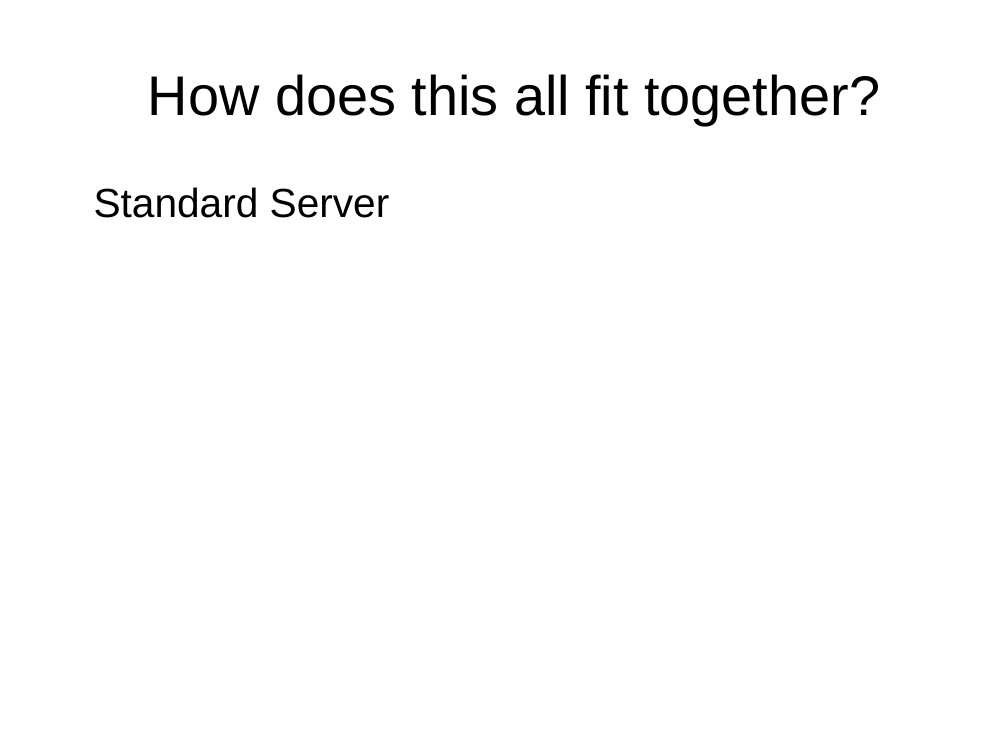
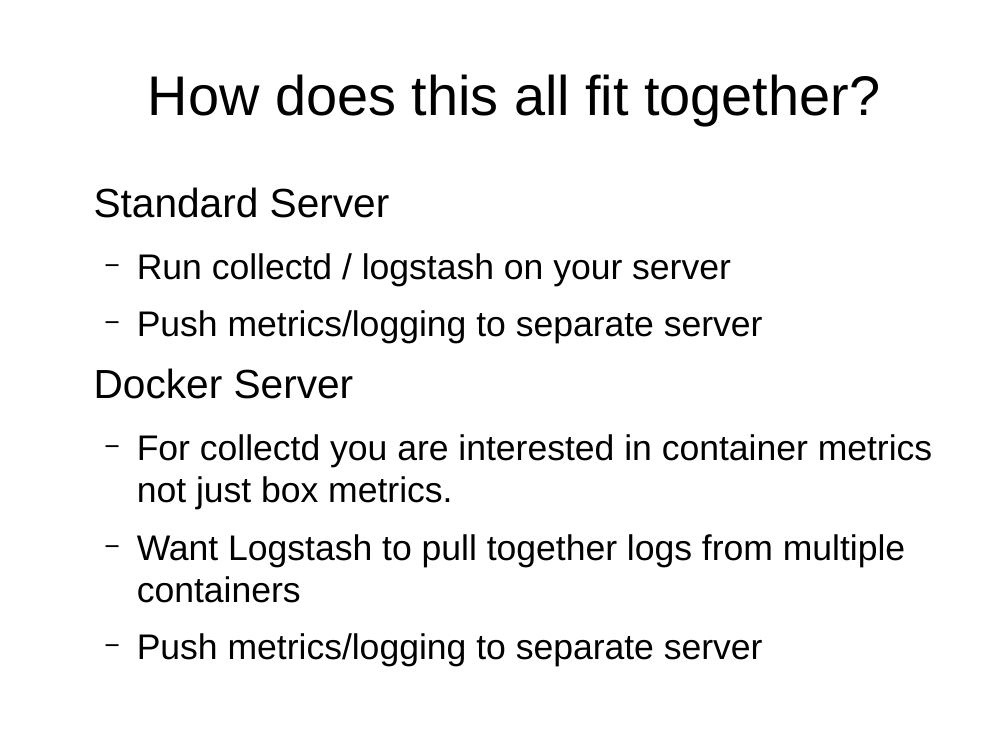
Before and after one commit to RobTaylor76/DevOpsNE-Visualisation-Talk, a slide deck: slide 14 of presentation.odp. Drawn at 1008x756 pixels with LibreOffice and Linux fonts; fonts in the diff are those of the drawing. Boxes give left, top, right and bottom in pixels: in the first picture for what was removed or moved away, otherwise in the second. Text is boxed around its words. In the diff, an @@ line names an element or a change of style, - is before the commit and + after.

```diff
--- a/presentation.odp
+++ b/presentation.odp
@@ text at (94,253,932,667): paragraphs added @@
+  − Run collectd / logstash on your server
+  − Push metrics/logging to separate server
+Docker Server
+  − For collectd you are interested in container metrics not just box metrics.
+  − Want Logstash to pull together logs from multiple containers
+  − Push metrics/logging to separate server
```
Also in this commit, not shown: 5 other slides changed, 2 slides added, 1 slide removed.
